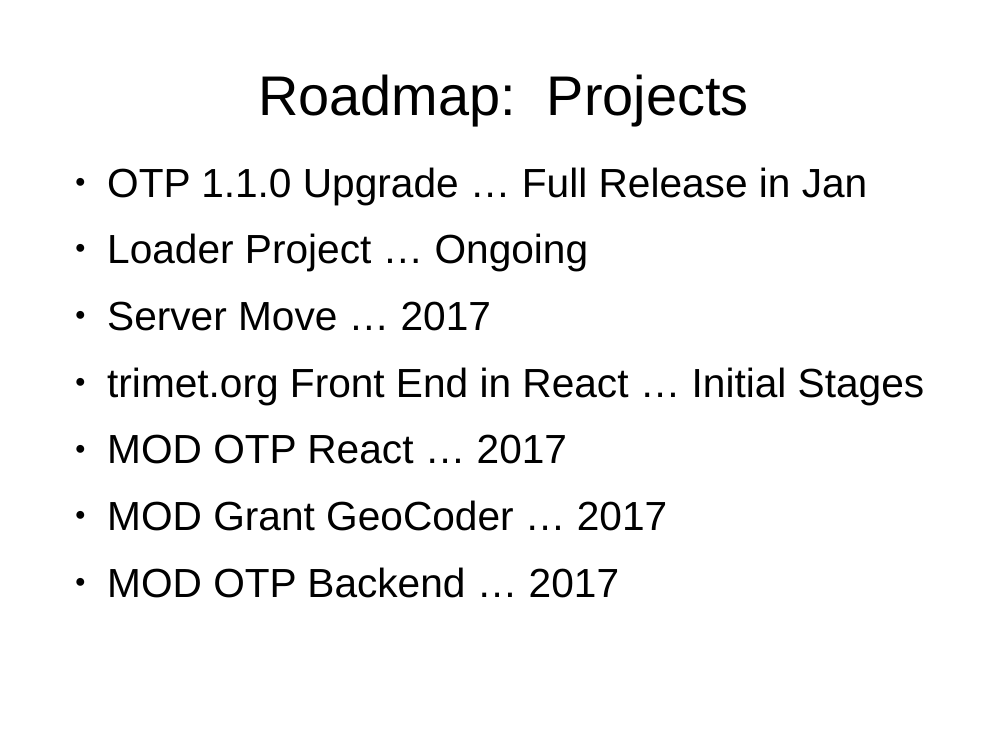
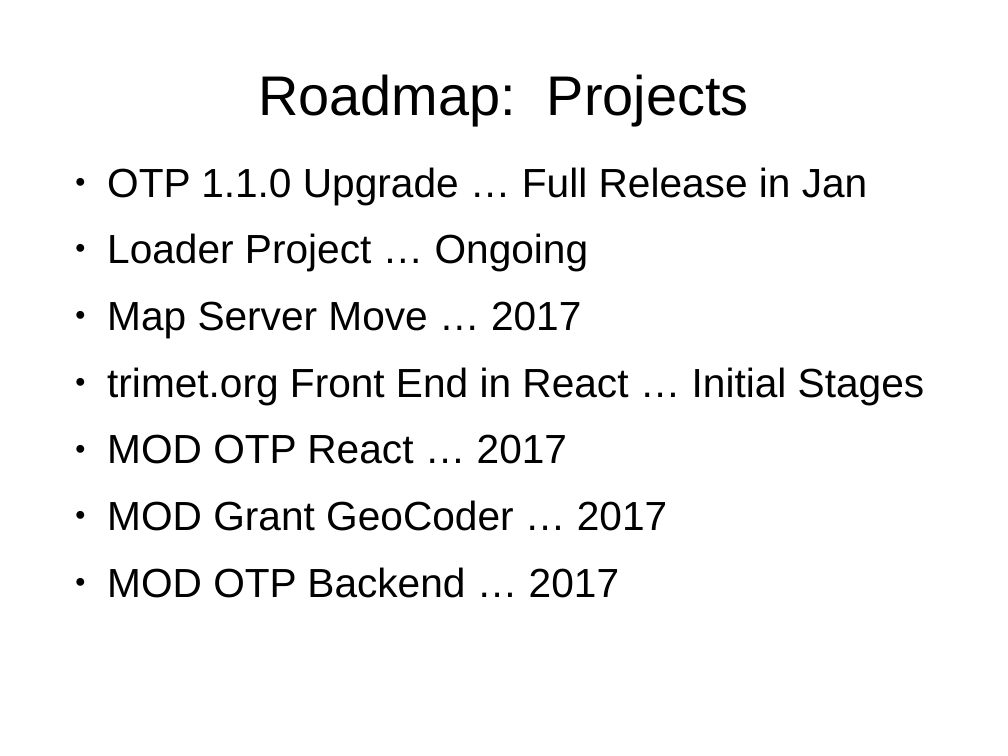
Before and after one commit to OpenTransitTools/docs, a slide deck: slide 2 of trimet/TriMet Roadmap 2017.odp. Drawn at 1008x756 pixels with LibreOffice and Linux fonts; fonts in the diff are those of the drawing. Boxes give left, top, right and bottom in pixels: in the first picture for what was removed or moved away, otherwise in the second. Text is boxed around its words. In the diff, an @@ line names an element or a change of style, - is before the commit and + after.

Commit message:
more roadmap

```diff
--- a/trimet/TriMet Roadmap 2017.odp
+++ b/trimet/TriMet Roadmap 2017.odp
@@ text at [107, 301, 581, 338]: text changed @@
-● Server Move … 2017
+● Map Server Move … 2017
```
Also in this commit, not shown: 1 other slide changed, 4 slides added, 9 slides removed.
